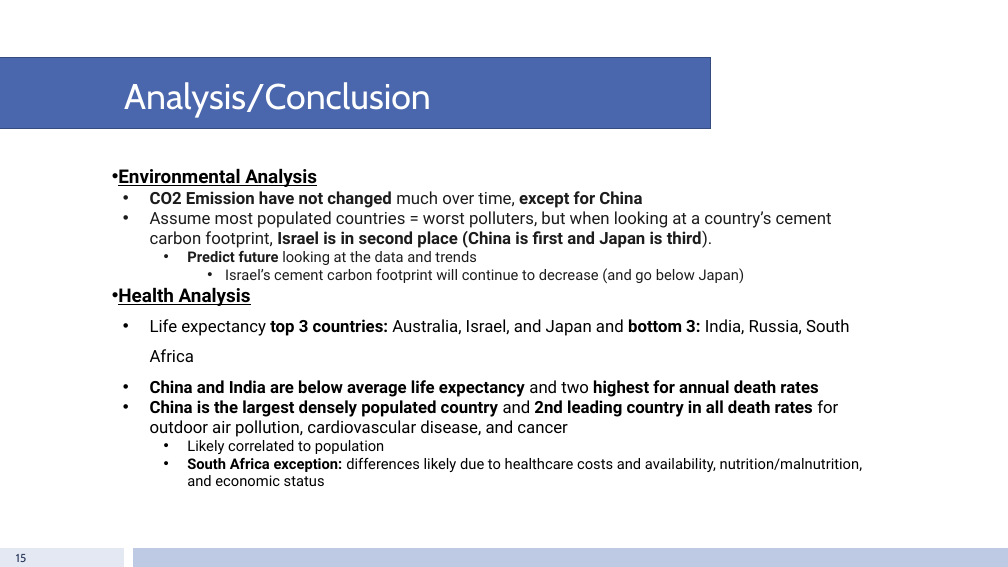
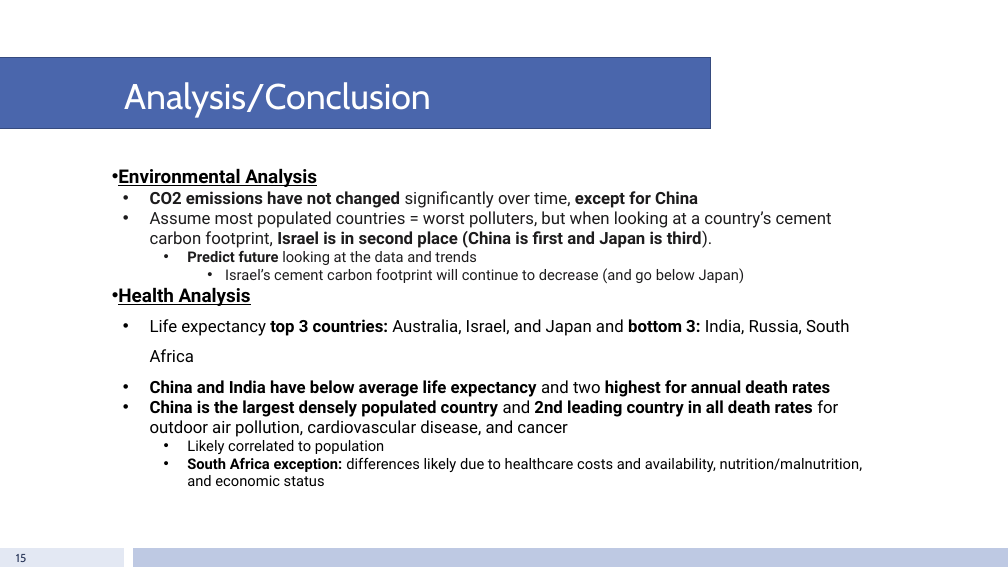
Before and after one commit to fiyang89/project-1-group-8, a slide deck: slide 15 of Population.pptx. Drawn at 1008x567 pixels with LibreOffice and Linux fonts; fonts in the diff are those of the drawing. Boxes give left, top, right and bottom in pixels: in the first picture for what was removed or moved away, otherwise in the second. Text is boxed around its words. In the diff, an @@ line names an element or a change of style, - is before the commit and + after.

```diff
--- a/Population.pptx
+++ b/Population.pptx
@@ text at box(150, 191, 698, 208): text changed @@
-  • CO2 Emission have not changed much over time, except for China
+  • CO2 emissions have not changed significantly over time, except for China
@@ text at box(150, 380, 830, 397): text changed @@
-  • China and India are below average life expectancy and two highest for annual death rates
+  • China and India have below average life expectancy and two highest for annual death rates
```
Also in this commit, not shown: 2 other slides changed.
